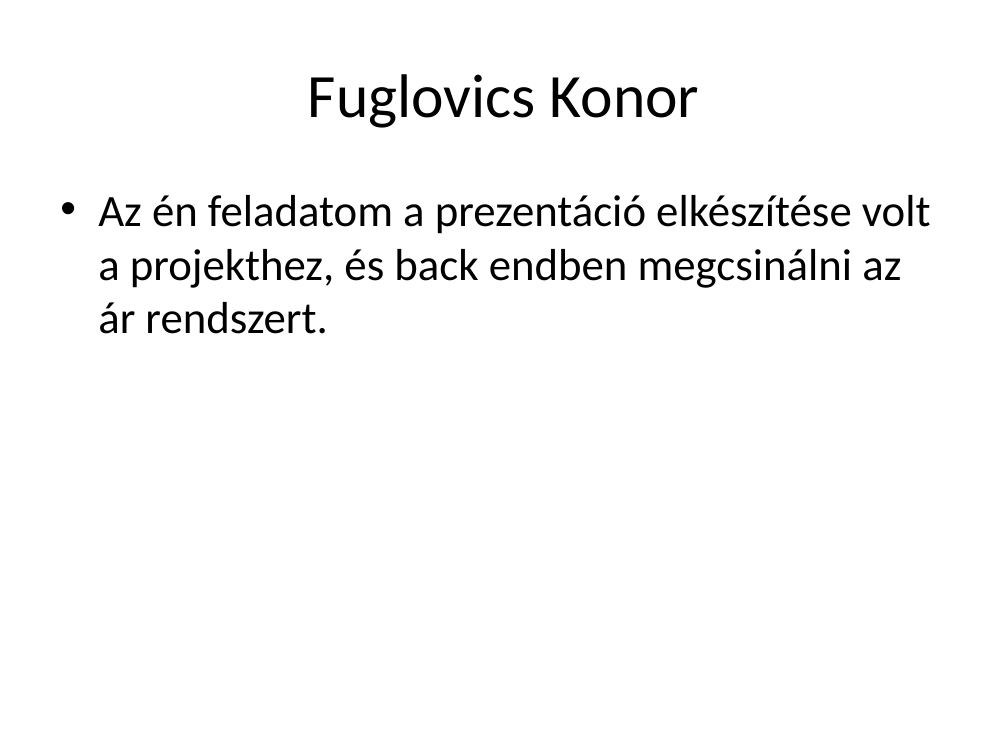
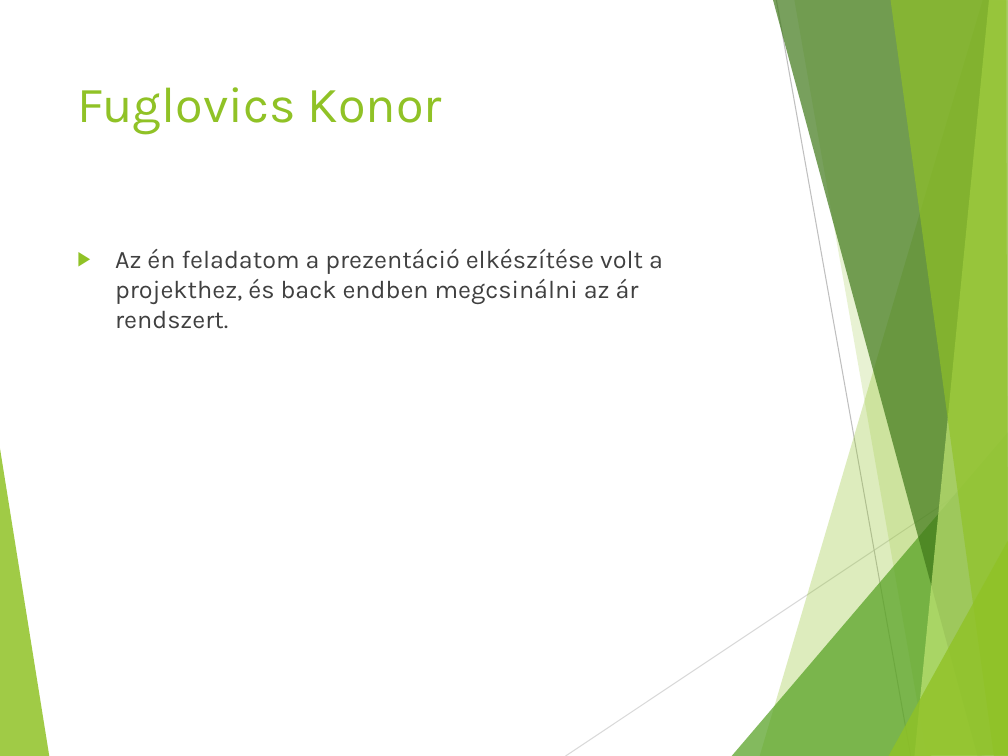
Before and after one commit to Gabi4555/Vizsga_Project, a slide deck: slide 4 of Szoftverfejlesztő- és tesztelő vizsgaremek.pptx. Drawn at 1008x756 pixels with LibreOffice and Linux fonts; fonts in the diff are those of the drawing. Boxes give left, top, right and bottom in pixels: in the first picture for what was removed or moved away, otherwise in the second. Text is boxed around its words. In the diff, an @@ line names an element or a change of style, - is before the commit and + after.

```diff
--- a/Szoftverfejlesztő- és tesztelő vizsgaremek.pptx
+++ b/Szoftverfejlesztő- és tesztelő vizsgaremek.pptx
@@ title "Fuglovics Konor": place and size @@
-title "Fuglovics Konor" at box(308, 74, 700, 128)
+title "Fuglovics Konor" at box(77, 87, 442, 135)
@@ title "Fuglovics Konor" at box(77, 87, 442, 135): size 44 to 36 pt, font Calibri to Karla, text colour #000000 to #90C226; alignment centre to left; vertical alignment middle to top @@
@@ text "Az én feladatom a prezentáció ...": place and size @@
-text "Az én feladatom a prezentáció ..." at box(98, 195, 931, 334)
+text "Az én feladatom a prezentáció ..." at box(115, 249, 663, 329)
@@ text "Az én feladatom a prezentáció ..." at box(115, 249, 663, 329): size 32 to 18 pt, font Calibri to Karla, text colour #000000 to #404040; bullet • to ▶; more space between paragraphs @@
@@ group added at box(0, 0, 1008, 756): 8 freeform shapes, 2 lines @@
```
Also in this commit, not shown: 11 other slides changed, 1 other file.
